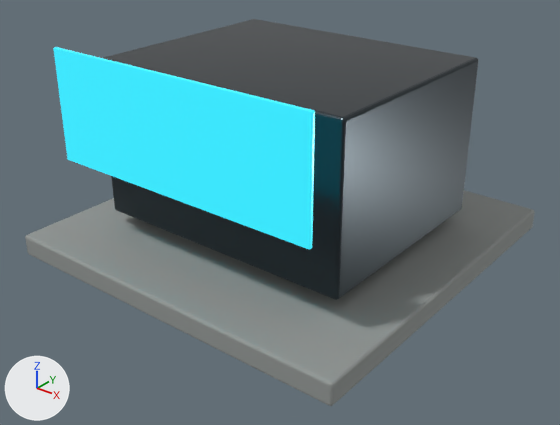
Before and after pictures for a commit that changed the glTF model assets/models/buildings/signs/signs_variant_a.glb.
Both versions are drawn from a camera (50 mm lens) standing at (8.65, -11.08, 7.45) and looking at (0.22, -0.54, 0.92). Arrows for +X, +Y and +Z are at lower left; the lights stay in place. The older version comes first. Objects named as collision shapes, trigger or cutter boxes, shadow casters or lower levels of detail are left out. Where no turn or scale is listed for an object, it has been applied to the vertices.

Objects in the first picture: 'Display panel', 'Fixture housing', 'Foundation'.
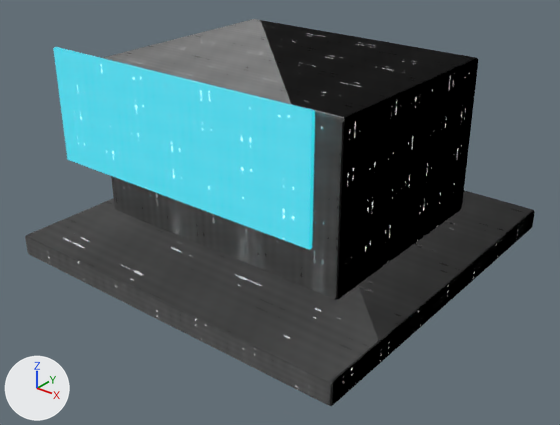
The newer file is also turned or shifted as a whole; pictures and numbers use the older file's frame.

Location of each change, (x1, y1, x2, y2) in pixels of the pictures (560 x 425 px):
'Fixture housing', surface changed (greyish blue to black)
    both: (103, 19, 478, 300)
'Foundation', surface changed (darker)
    both: (25, 190, 535, 406)
'Display panel', surface changed
    both: (53, 47, 315, 250)

The change, as a list of edits to the scene's bpy script:
```text
Add img_metal_height:
    img_metal_height = load_image('metal_height', '_unpacked/metal_height', 256, 256, 'Non-Color')
Add img_metal_albedo:
    img_metal_albedo = load_image('metal_albedo', '_unpacked/metal_albedo', 256, 256, 'sRGB')
Add img_metal_roughness_002:
    img_metal_roughness_002 = load_image('metal_roughness.002', '_unpacked/metal_roughness.002', 256, 256, 'Non-Color')
Add img_metal_roughness_001:
    img_metal_roughness_001 = load_image('metal_roughness.001', '_unpacked/metal_roughness.001', 256, 256, 'Non-Color')
Add img_metal_roughness:
    img_metal_roughness = load_image('metal_roughness', '_unpacked/metal_roughness', 256, 256, 'Non-Color')
Change mat_building_cyan_status:
    remove # nodes: BsdfPrincipled, OutputMaterial
    remove # colours: cyan #27adbf, cyan #2fcade
    nodes: BsdfPrincipled, Math, NormalMap, OutputMaterial, SeparateColor, TexImage x3
    colours: cyan #2fcade
    uses the picture img_metal_albedo
    uses the picture img_metal_height
    uses the picture img_metal_roughness
Change mat_building_graphite:
    remove # nodes: BsdfPrincipled, OutputMaterial
    remove # colours: greyish blue #3c454b
    nodes: BsdfPrincipled, Math, NormalMap, OutputMaterial, SeparateColor, TexImage x3
    uses the picture img_metal_albedo
    uses the picture img_metal_height
    uses the picture img_metal_roughness_001
Change mat_building_concrete:
    remove # nodes: BsdfPrincipled, OutputMaterial
    remove # colours: grey #959997
    nodes: BsdfPrincipled, Math, NormalMap, OutputMaterial, SeparateColor, TexImage x3
    uses the picture img_metal_albedo
    uses the picture img_metal_height
    uses the picture img_metal_roughness_002
```
